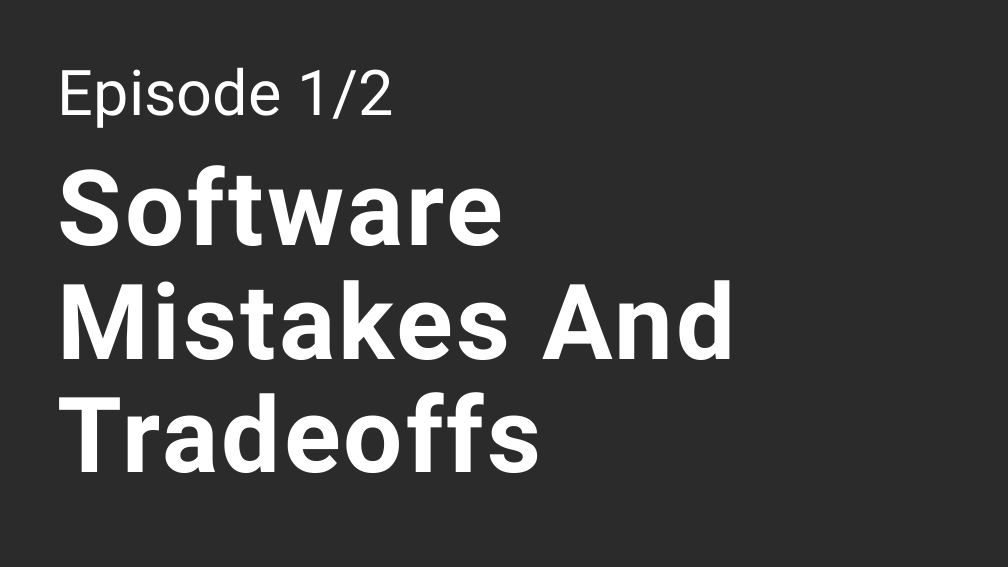
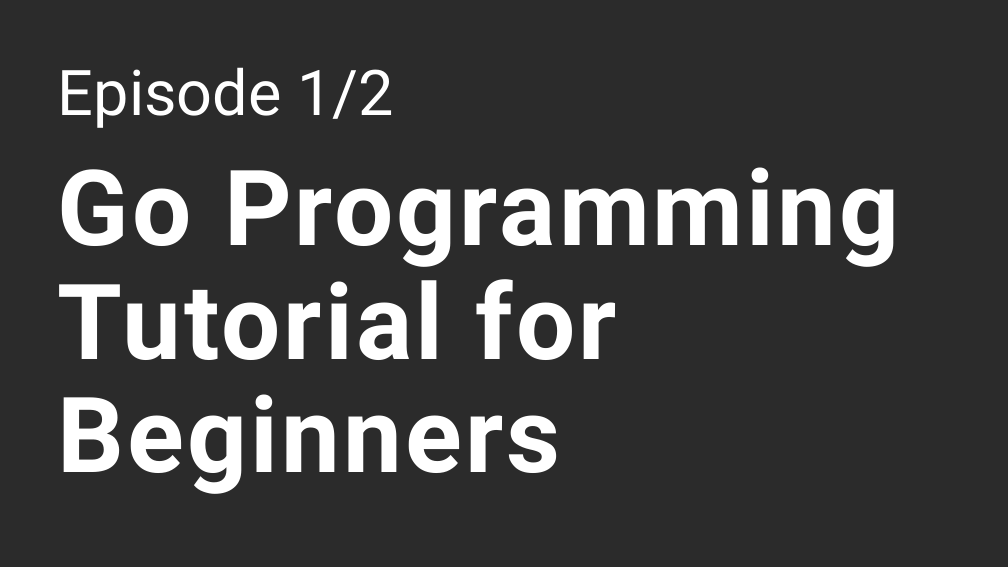
Before and after one commit to naruepanart/youtube-thumbnail, a slide deck: slide 1 of Youtube-Thumbnail.pptx. Drawn at 1008x567 pixels with LibreOffice and Linux fonts; fonts in the diff are those of the drawing; background and template pictures are left out; a plain dark background stands for a picture behind light text. Boxes give left, top, right and bottom in pixels: in the first picture for what was removed or moved away, otherwise in the second. Text is boxed around its words. In the diff, an @@ line names an element or a change of style, - is before the commit and + after.

```diff
--- a/Youtube-Thumbnail.pptx
+++ b/Youtube-Thumbnail.pptx
@@ title at [58, 167, 899, 494]: text changed @@
-Software Mistakes And Tradeoffs
+Go Programming Tutorial for Beginners
```
Also in this commit, not shown: 2 other slides changed, 1 slide added.
